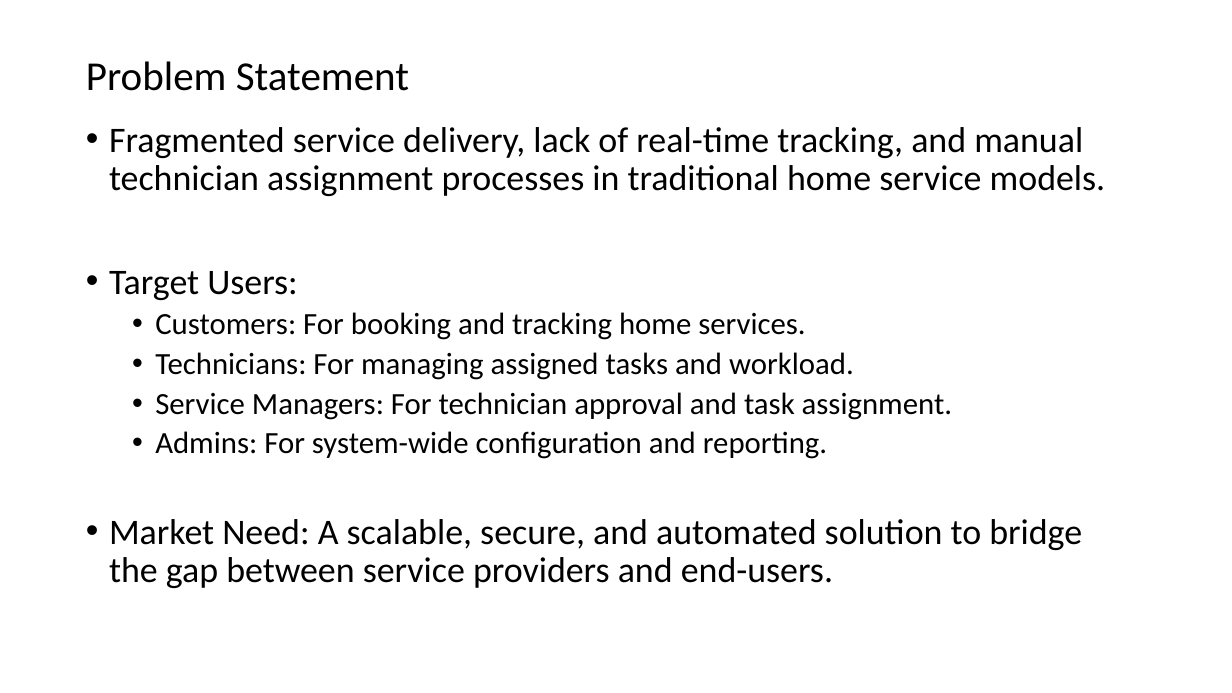
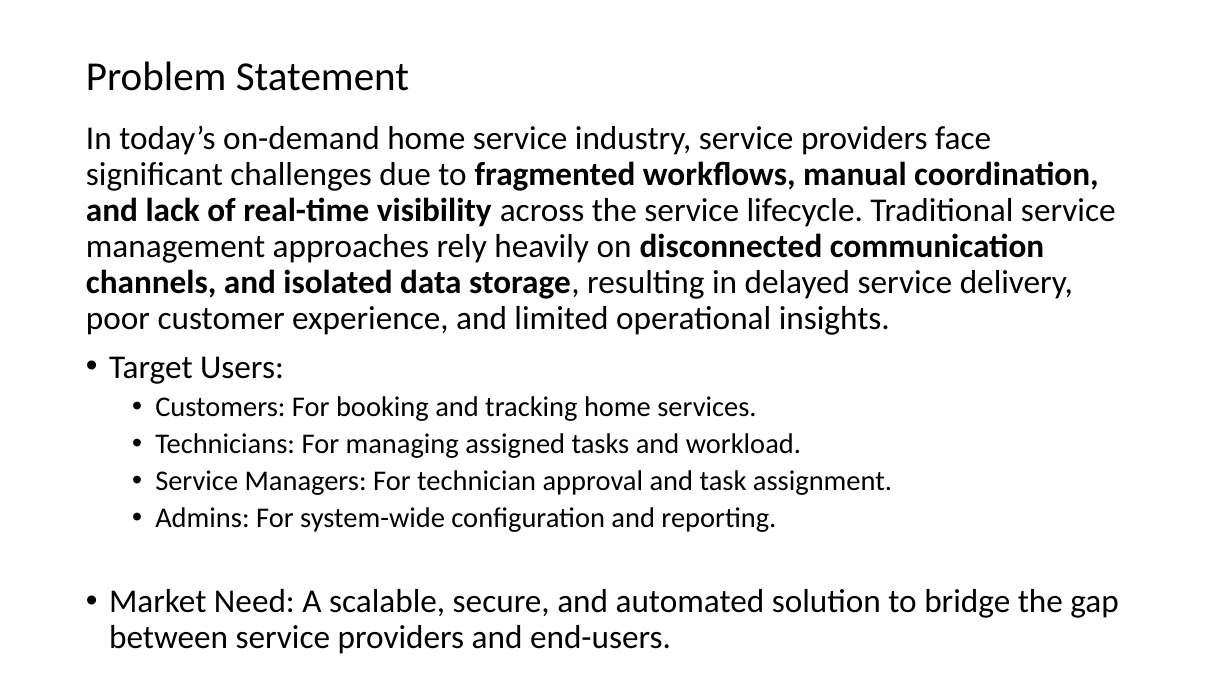
Before and after one commit to JOEL-BINU-PHILIP/Capstone-Project-Backend, a slide deck: slide 2 of Capstone Project Review.pptx. Drawn at 1232x693 pixels with LibreOffice and Linux fonts; fonts in the diff are those of the drawing. Boxes give left, top, right and bottom in pixels: in the first picture for what was removed or moved away, otherwise in the second. Text is boxed around its words. In the diff, an @@ line names an element or a change of style, - is before the commit and + after.

```diff
--- a/Capstone Project Review.pptx
+++ b/Capstone Project Review.pptx
@@ text at (x1=86, y1=126, x2=1116, y2=335): text changed; size 28 to 25.9 pt @@
-• Fragmented service delivery, lack of real-time tracking, and manual technician assignment processes in traditional home service models.
+In today’s on-demand home service industry, service providers face significant challenges due to fragmented workflows, manual coordination, and lack of real-time visibility across the service lifecycle. Traditional service management approaches rely heavily on disconnected communication channels, and isolated data storage, resulting in delayed service delivery, poor customer experience, and limited operational insights.
@@ text at (x1=109, y1=356, x2=1118, y2=654): size 28 to 25.9 pt in "Target Users:", "Market Need: A scalable, secure, and automated ..."; size 24 to 22.2 pt in "Customers: For booking and tracking home services.", "Technicians: For managing assigned tasks and workload.", "Service Managers: For technician approval and task ...", "Admins: For system-wide configuration and reporting." @@
```
Also in this commit, not shown: 10 other files.
